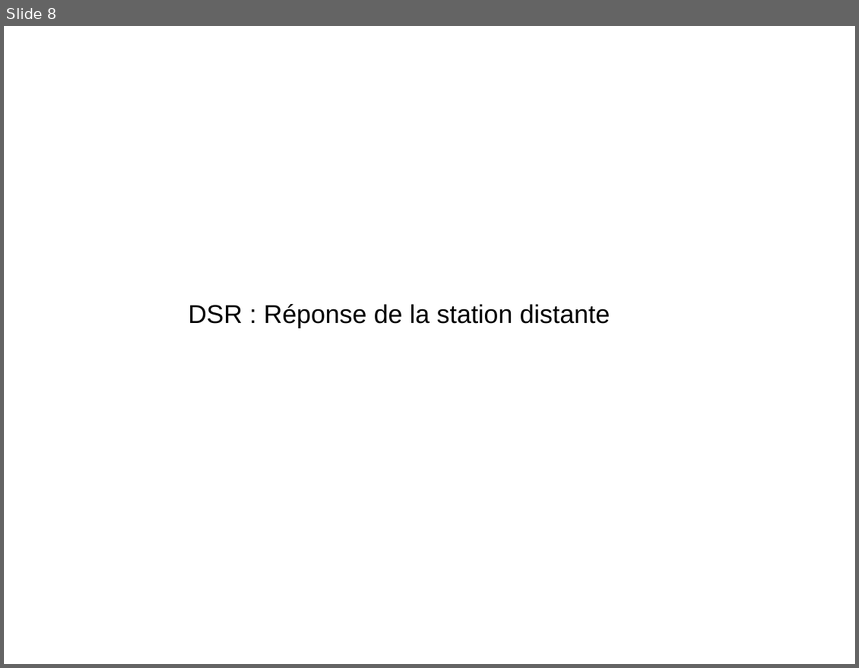
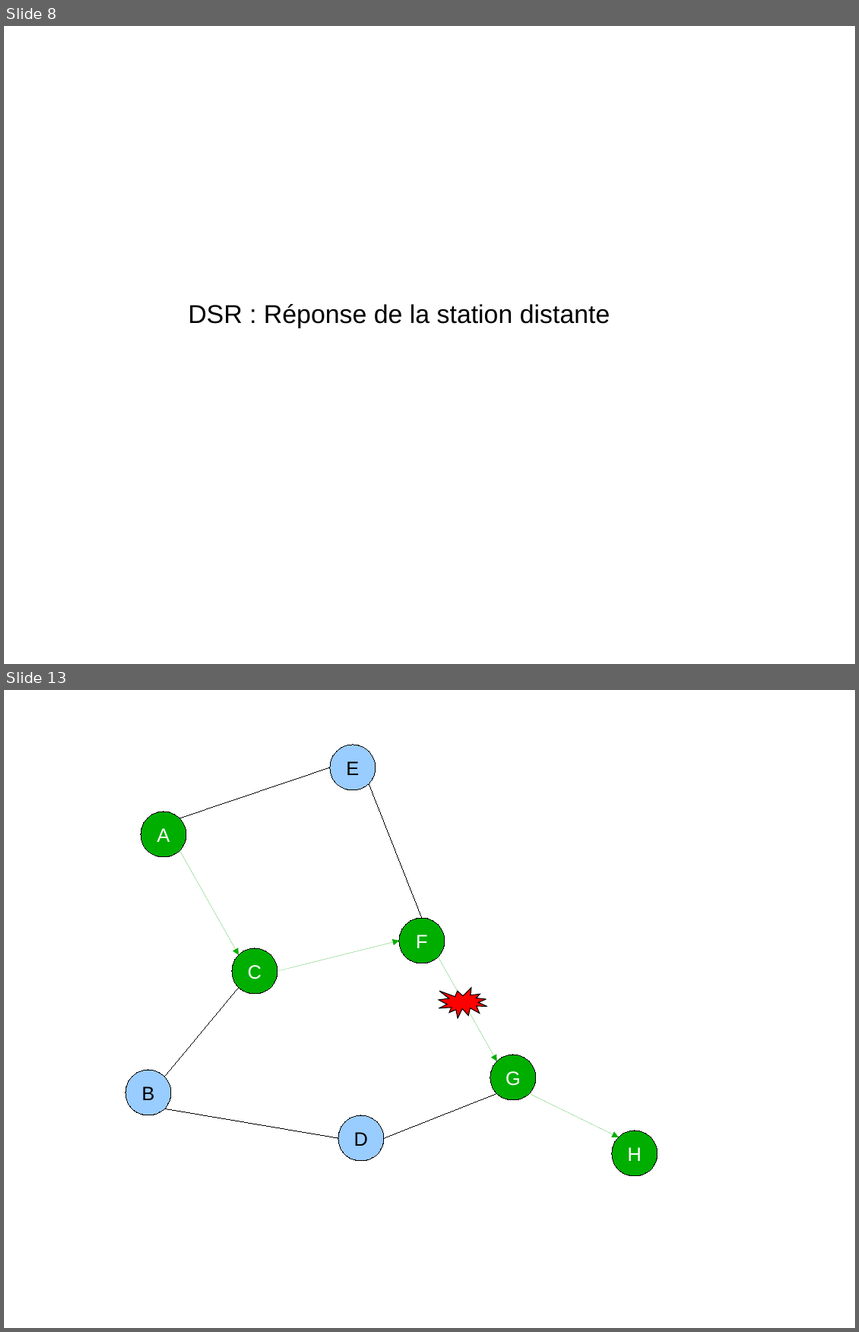
Before and after one commit to lbarbisan/adhoc, a slide deck: work/dsr/dsr_routage.odp. Shown one above the other, each under a label of ours: slide 8 before the commit, slides 8 and 13 after it; the slides between them are not shown. The pictures are 859x668 and 859x1332 pixels, drawn with LibreOffice and Linux fonts; fonts in the diff are those of the drawing. Boxes give left, top, right and bottom in pixels: in the first picture for what was removed or moved away, otherwise in the second. Text is boxed around its words. In the diff, an @@ line names an element or a change of style, - is before the commit and + after.

```diff
--- a/work/dsr/dsr_routage.odp
+++ b/work/dsr/dsr_routage.odp
@@ slide 13 added at [4,690,855,1328], background #FFFFFF @@
@@ ellipse added at [330,745,376,790], fill #99CCFF, outline #000000 0 pt, 18 pt, text #000000 @@
+E
@@ line added from (180, 818) to (330, 768), #000000 0 pt @@
@@ line added from (370, 783) to (422, 918), #000000 0 pt @@
@@ ellipse added at [141,812,186,857], fill #00AE00, outline #000000 0 pt, 18 pt, text #FFFFFF @@
+A
@@ arrow added from (180, 850) to (239, 955), #00AE00 0 pt @@
@@ ellipse added at [399,918,445,964], fill #00AE00, outline #000000 0 pt, 18 pt, text #FFFFFF @@
+F
@@ ellipse added at [232,948,278,994], fill #00AE00, outline #000000 0 pt, 18 pt, text #FFFFFF @@
+C
@@ arrow added from (278, 971) to (399, 941), #00AE00 0 pt @@
@@ arrow added from (438, 958) to (497, 1062), #00AE00 0 pt @@
@@ line added from (164, 1077) to (239, 987), #000000 0 pt @@
@@ irregular seal added at [439,988,487,1018], fill #FF0000, outline #000000 0.74 pt @@
@@ ellipse added at [126,1070,171,1116], fill #99CCFF, outline #000000 0 pt, 18 pt, text #000000 @@
+B
@@ ellipse added at [490,1055,536,1100], fill #00AE00, outline #000000 0 pt, 18 pt, text #FFFFFF @@
+G
@@ line added from (384, 1138) to (497, 1094), #000000 0 pt @@
@@ arrow added from (529, 1094) to (619, 1137), #00AE00 0 pt @@
@@ line added from (164, 1110) to (338, 1138), #000000 0 pt @@
@@ ellipse added at [338,1116,384,1161], fill #99CCFF, outline #000000 0 pt, 18 pt, text #000000 @@
+D
@@ ellipse added at [612,1131,658,1176], fill #00AE00, outline #000000 0 pt, 18 pt, text #FFFFFF @@
+H
```
Also in this commit, not shown: 5 slides changed, 4 other slides added.
